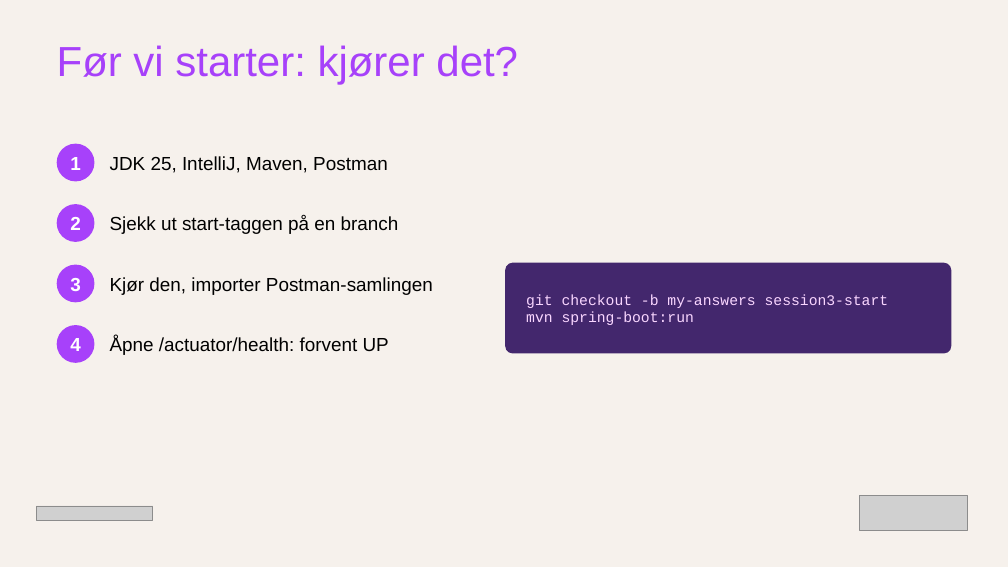
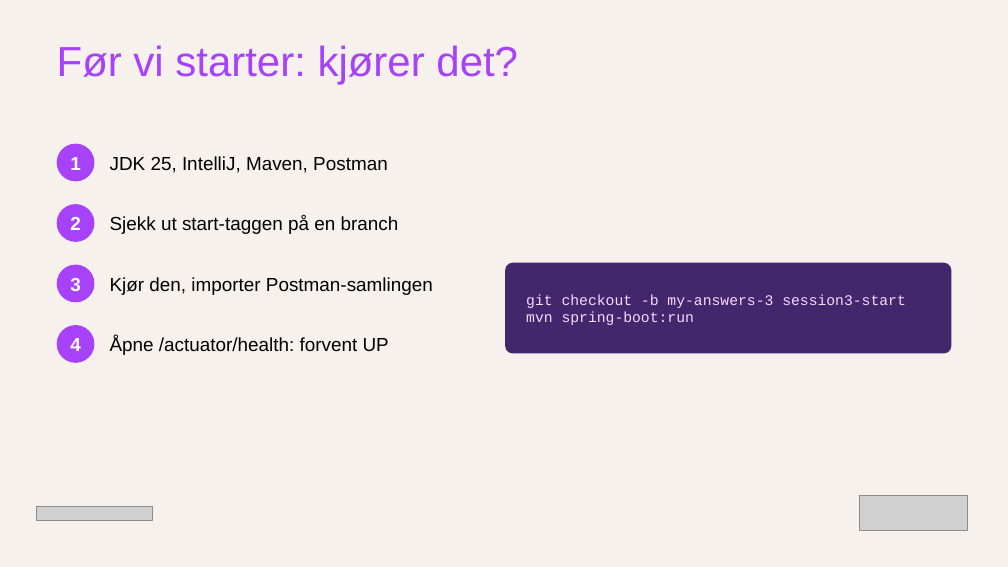
Before and after one commit to BrightsNO/brreg-spring-fall-26, a slide deck: slide 4 of materials/session3-slides.pptx. Drawn at 1008x567 pixels with LibreOffice and Linux fonts; fonts in the diff are those of the drawing; grey boxes stand for pictures. Boxes give left, top, right and bottom in pixels: in the first picture for what was removed or moved away, otherwise in the second. Text is boxed around its words. In the diff, an @@ line names an element or a change of style, - is before the commit and + after.

```diff
--- a/materials/session3-slides.pptx
+++ b/materials/session3-slides.pptx
@@ text in rounded rectangle at (526,294,906,308): text changed @@
-git checkout -b my-answers session3-start
+git checkout -b my-answers-3 session3-start
```
Also in this commit, not shown: 24 other files.
